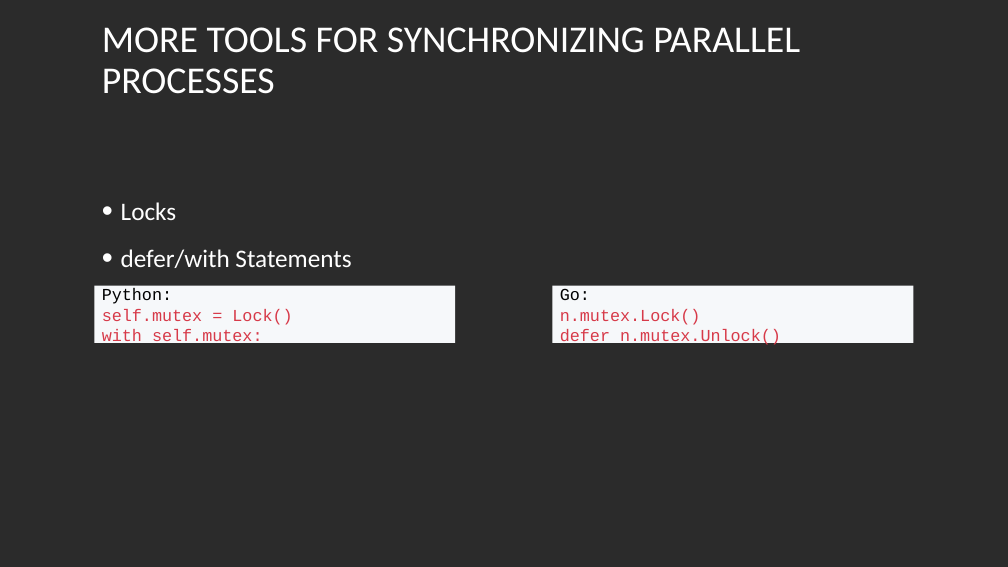
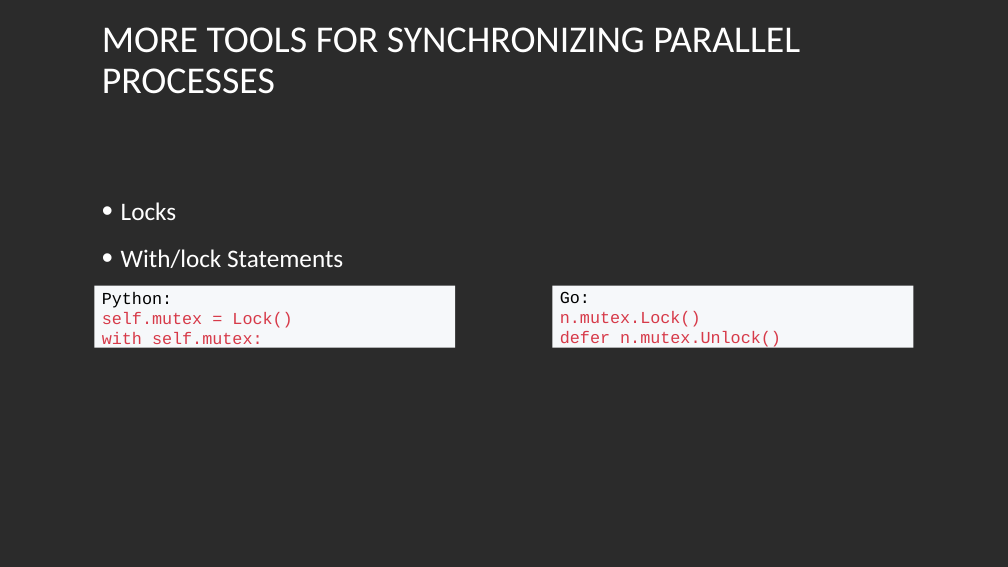
Before and after one commit to LukasKiederle/seminar-compare-go, a slide deck: slide 7 of Comparing Raft algorithm in go and Python.pptx. Drawn at 1008x567 pixels with LibreOffice and Linux fonts; fonts in the diff are those of the drawing; background and template pictures are left out; a plain dark background stands for a picture behind light text. Boxes give left, top, right and bottom in pixels: in the first picture for what was removed or moved away, otherwise in the second. Text is boxed around its words. In the diff, an @@ line names an element or a change of style, - is before the commit and + after.

```diff
--- a/Comparing Raft algorithm in go and Python.pptx
+++ b/Comparing Raft algorithm in go and Python.pptx
@@ text at (x1=121, y1=249, x2=343, y2=268): text changed @@
-• defer/with Statements
+• With/lock Statements
@@ rectangle "Python:" resized from (x1=95, y1=286, x2=455, y2=343) to (x1=95, y1=286, x2=455, y2=348) @@
@@ rectangle "Go:" resized from (x1=553, y1=286, x2=913, y2=343) to (x1=553, y1=286, x2=913, y2=348) @@
```
Also in this commit, not shown: 5 other slides changed.
